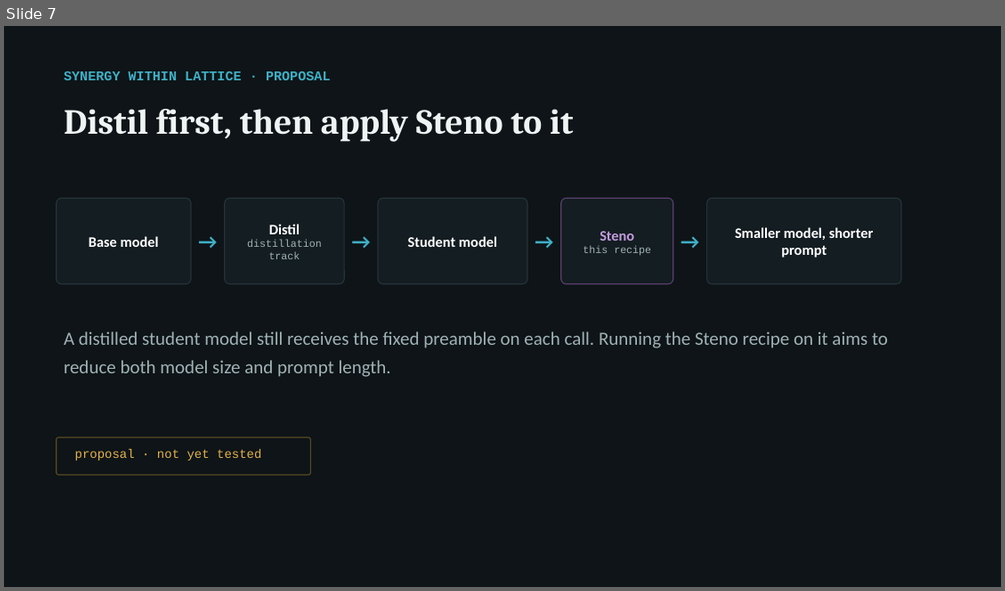
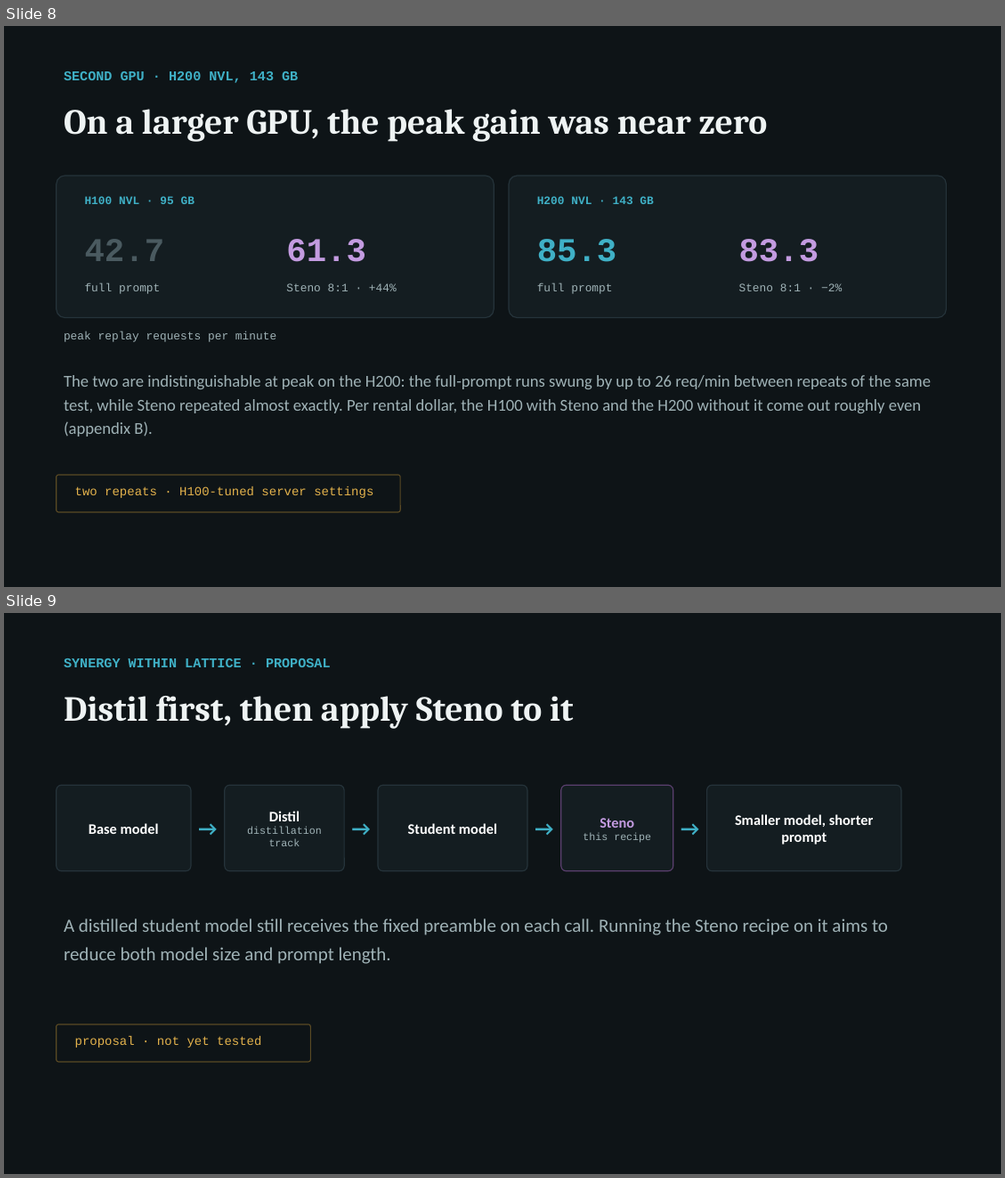
Before and after one commit to arunmenon/gisting-coding-agent, a slide deck: Gisting-CTO-deck.pptx. Shown one above the other, each under a label of ours: slide 7 before the commit, slides 8 and 9 after it. The pictures are 1005x591 and 1005x1178 pixels, drawn with LibreOffice and Linux fonts; fonts in the diff are those of the drawing. Boxes give left, top, right and bottom in pixels: in the first picture for what was removed or moved away, otherwise in the second. Text is boxed around its words. In the diff, an @@ line names an element or a change of style, - is before the commit and + after.

Commit message:
Deck: add 'What Steno is made of' (span analysis, trainer, proxy, evaluation, auto loop) and an H200 results slide; align loop wording with the paper

```diff
--- a/Gisting-CTO-deck.pptx
+++ b/Gisting-CTO-deck.pptx
@@ slide 8 added at [4, 26, 1001, 587], background #FFFFFF @@
@@ rectangle added at [4, 26, 1001, 587], fill #0E1417 @@
@@ text added at [64, 71, 298, 83], 13 pt, text #3FB0C6, bold @@
+SECOND GPU · H200 NVL, 143 GB
@@ text added at [64, 109, 768, 142], 34 pt, text #EEF3F3, bold @@
+On a larger GPU, the peak gain was near zero
@@ rounded rectangle added at [57, 176, 494, 318], fill #141D21, outline #25333A 1 pt @@
@@ rounded rectangle added at [509, 176, 947, 318], fill #141D21, outline #25333A 1 pt @@
@@ text added at [85, 196, 194, 204], 11 pt, text #3FB0C6, bold @@
+H100 NVL · 95 GB
@@ text added at [537, 196, 653, 204], 11 pt, text #3FB0C6, bold @@
+H200 NVL · 143 GB
@@ text added at [85, 239, 165, 261], 32 pt, text #4A5A60, bold @@
+42.7
@@ text added at [286, 239, 366, 262], 32 pt, text #C39BE0, bold @@
+61.3
@@ text added at [537, 239, 617, 262], 32 pt, text #3FB0C6, bold @@
+85.3
@@ text added at [739, 239, 819, 262], 32 pt, text #C39BE0, bold @@
+83.3
@@ text added at [85, 283, 160, 294], 11 pt, text #9FB2B6 @@
+full prompt
@@ text added at [286, 283, 396, 291], 11 pt, text #9FB2B6 @@
+Steno 8:1 · +44%
@@ text added at [537, 283, 612, 294], 11 pt, text #9FB2B6 @@
+full prompt
@@ text added at [739, 283, 841, 291], 11 pt, text #9FB2B6 @@
+Steno 8:1 · −2%
@@ text added at [64, 331, 276, 342], 11 pt, text #9FB2B6 @@
+peak replay requests per minute
@@ text added at [64, 375, 930, 436], 16 pt, text #9FB2B6 @@
+The two are indistinguishable at peak on the H200: the full-prompt runs swung by up to 26 req/min between repeats of the same test, while Steno repeated almost exactly. Per rental dollar, the H100 with Steno and the H200 without it come out roughly even (appendix B).
@@ rounded rectangle added at [57, 475, 400, 512], outline #5A4A24 1 pt @@
@@ text added at [75, 486, 373, 498], 12 pt, text #E3B24C @@
+two repeats · H100-tuned server settings
@@ what was slide 7 is now slide 9 @@
```
Also in this commit, not shown: 3 slides changed, 1 other slide added, 3 other files.
